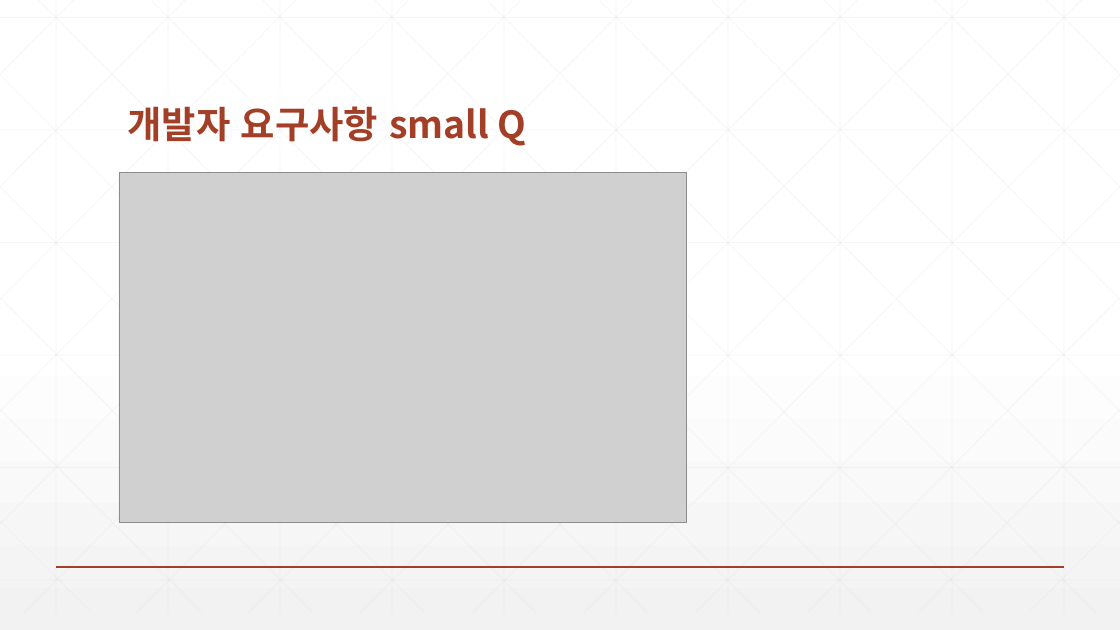
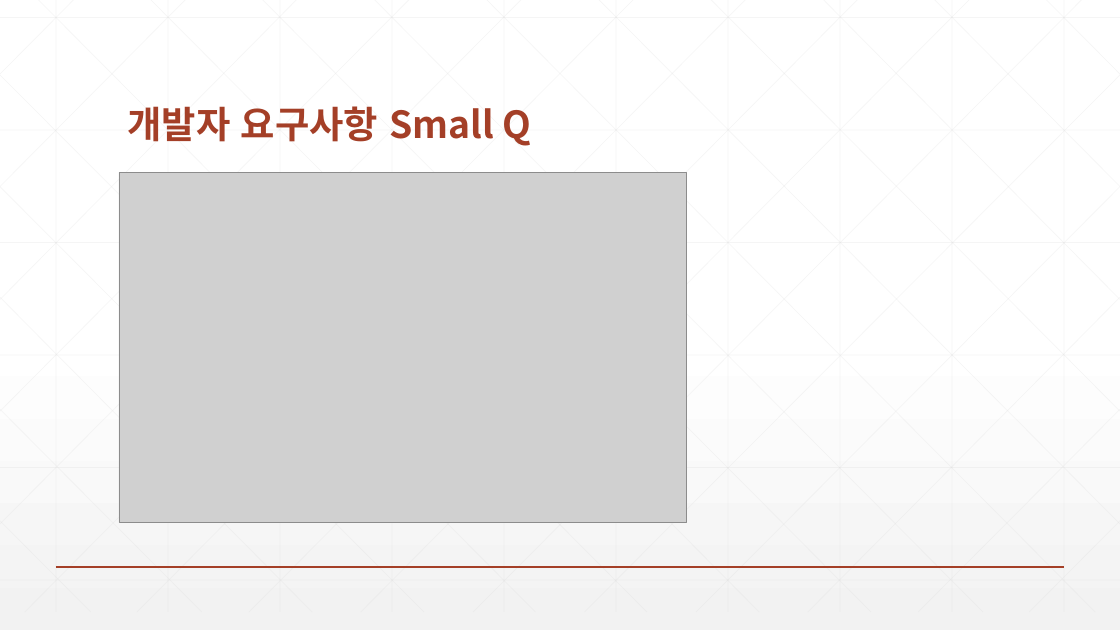
Before and after one commit to zeroshift01/code5, a slide deck: slide 7 of inflearn08/doc/교재.pptx (slide 6 before the commit). Drawn at 1120x630 pixels with LibreOffice and Linux fonts; fonts in the diff are those of the drawing; grey boxes stand for pictures. Boxes give left, top, right and bottom in pixels: in the first picture for what was removed or moved away, otherwise in the second. Text is boxed around its words. In the diff, an @@ line names an element or a change of style, - is before the commit and + after.

```diff
--- a/inflearn08/doc/교재.pptx
+++ b/inflearn08/doc/교재.pptx
@@ title at [127, 106, 531, 146]: text changed @@
-개발자 요구사항 small Q
+개발자 요구사항 Small Q
```
Also in this commit, not shown: 2 other slides changed, 1 slide added, 2 other files.
